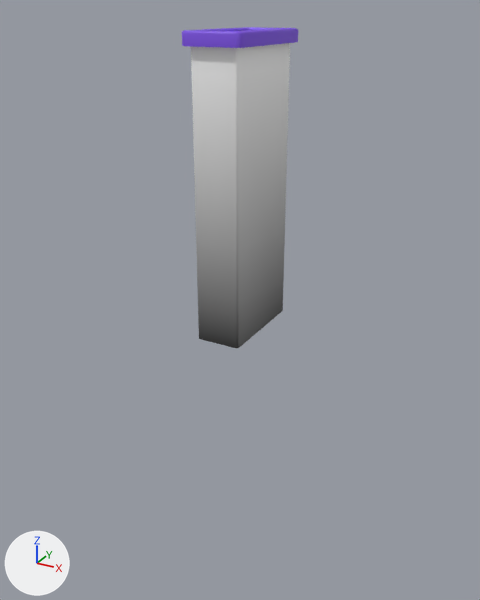
Before and after pictures for a commit that changed the FBX model Assets/RuntimeAssets/RuntimeModels/1x2.fbx.
Before and after are seen from a 50 mm lens placed at (5.2, -9.55, 0.39), pointed at (-0.13, 0.14, -4.45). Every picture has the same lights, and +X, +Y and +Z are marked at lower left. The picture after the commit comes second. Where no turn or scale is listed for an object, it has been applied to the vertices. Vertices at exactly the same position are counted once.

In view in the first picture: '1x2'.
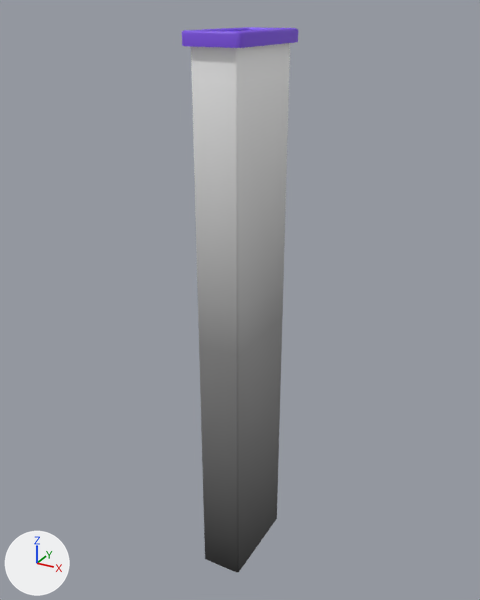
The change in detail:
me_1x2 is used by ob_1x2; location (0.0, 0.0, 0.0).
me_1x2 had 151 vertices, 129 faces and spanned x -0.5..0.5, y -1.0..1.0, z -4.84..0.1.
me_1x2 now has 167 vertices, 145 faces and spans x -0.5..0.5, y -1.0..1.0, z -9.84..0.1.
Part 1, on me_1x2:
16 vertices are removed from x -0.39..0.39, y -0.89..0.89, z -4.84.
16 faces are deleted.
16 new vertices lie (0.0, 0.0, -4.87) away from vertices in x -0.39..0.39, y -0.89..0.89, z -0.11.
16 new vertices lie (0.0, 0.0, -4.86) away from vertices in x -0.39..0.39, y -0.89..0.89, z -4.98.
32 new faces join them, mat_holes_inner_material (picture img_untitled).

Pixel boxes (x1, y1, x2, y2) of what changed, in the pictures (480 x 600 px):
'1x2', reshaped (70% taller)
    before: (182, 27, 298, 348)
    after: (182, 27, 298, 573)
part 1 of me_1x2, built on
    before: (194, 172, 286, 348)
    after: (194, 172, 286, 573)
